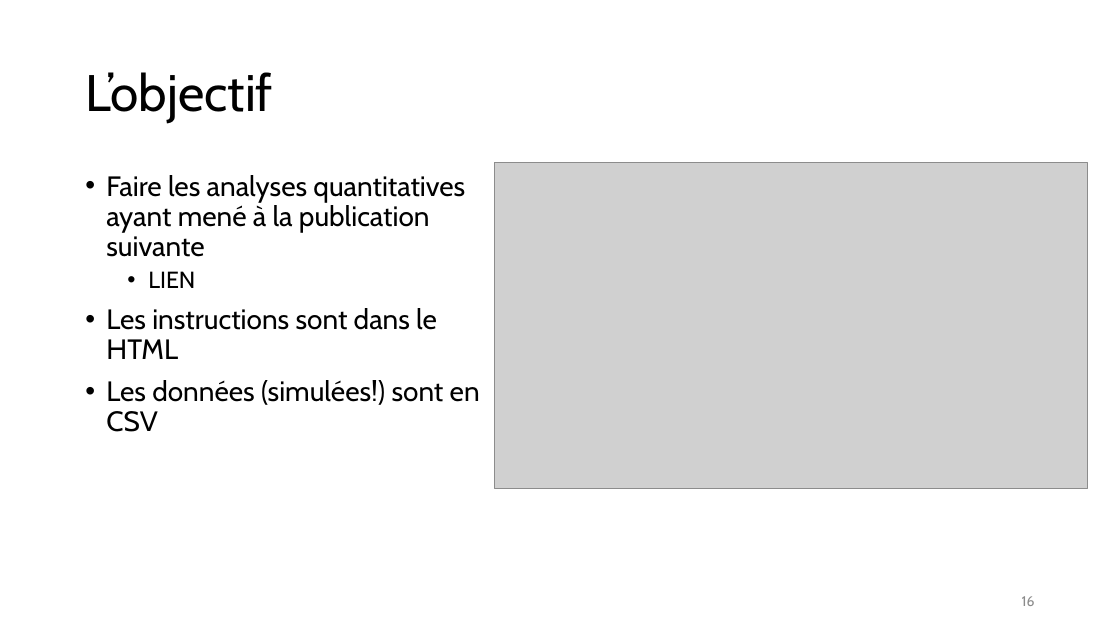
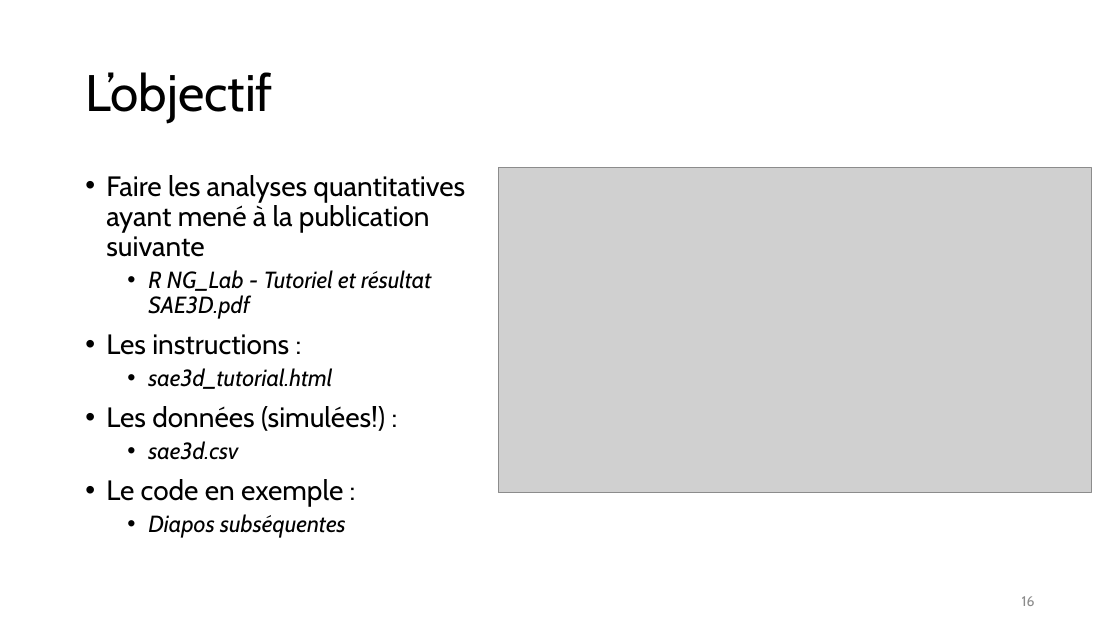
Before and after one commit to quocdnguyen/sae3d, a slide deck: slide 16 of R NG_Lab Intro et tutoriel SAE3D 202207.pptx. Drawn at 1120x630 pixels with LibreOffice and Linux fonts; fonts in the diff are those of the drawing; grey boxes stand for pictures. Boxes give left, top, right and bottom in pixels: in the first picture for what was removed or moved away, otherwise in the second. Text is boxed around its words. In the diff, an @@ line names an element or a change of style, - is before the commit and + after.

Commit message:
Corrige le nom des fichiers dans le PPT

```diff
--- a/R NG_Lab Intro et tutoriel SAE3D 202207.pptx
+++ b/R NG_Lab Intro et tutoriel SAE3D 202207.pptx
@@ picture: place and size @@
-picture at [495,163,1088,488]
+picture at [498,168,1091,493]
@@ text at [106,270,431,538]: text changed; size 24 to 20 pt; italic on @@
-  • LIEN
-• Les instructions sont dans le HTML
-• Les données (simulées!) sont en CSV
+  • R NG_Lab - Tutoriel et résultat SAE3D.pdf
+• Les instructions :
+  • sae3d_tutorial.html
+• Les données (simulées!) :
+  • sae3d.csv
+• Le code en exemple :
+  • Diapos subséquentes
```
